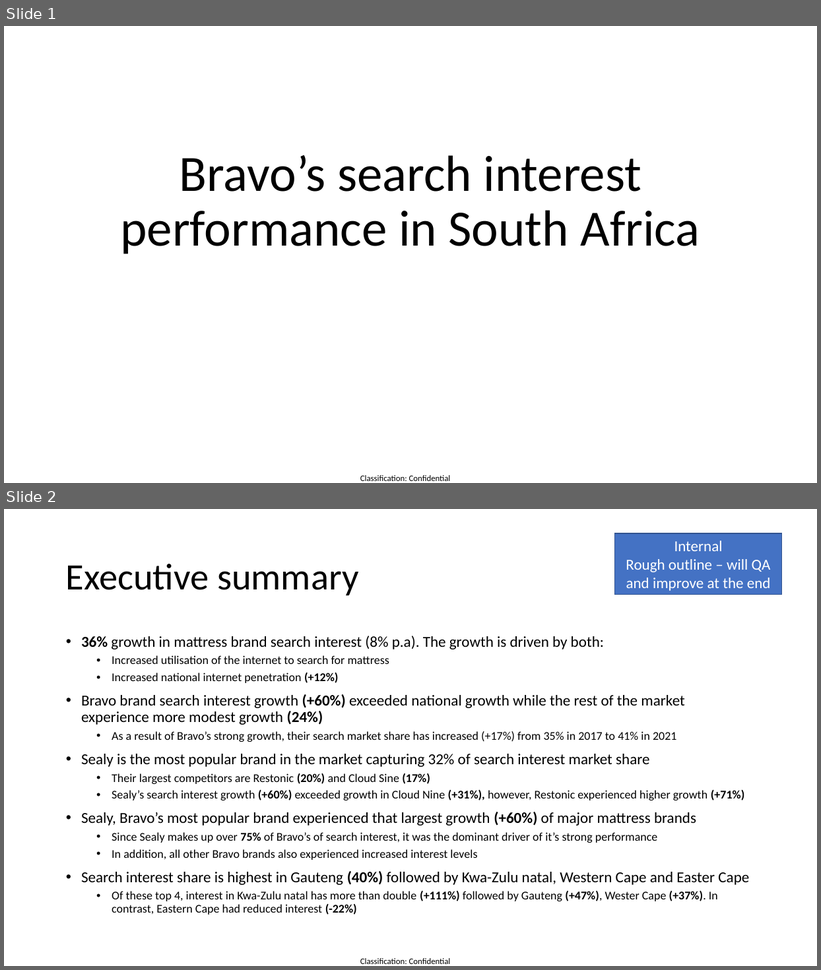
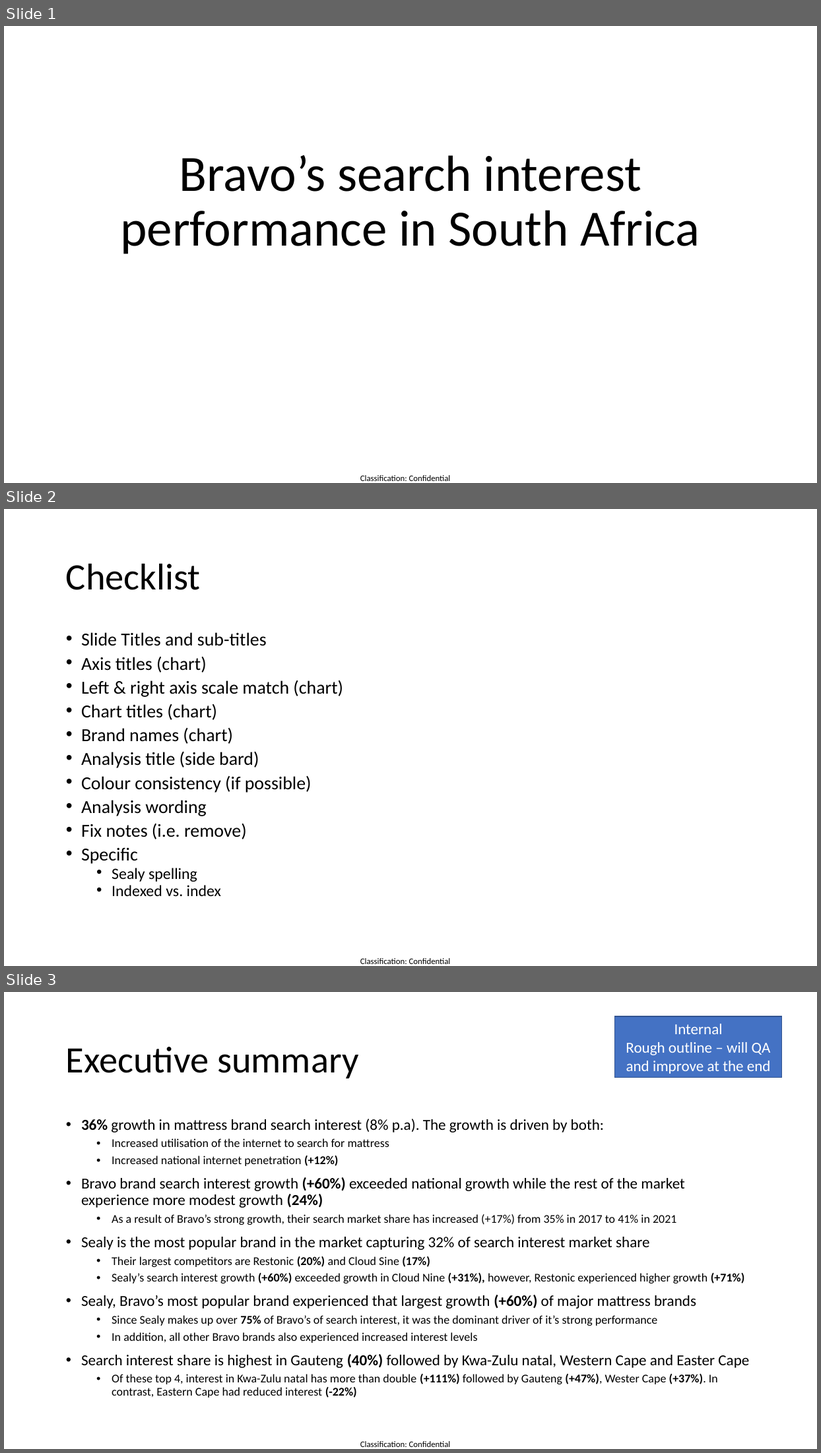
Before and after one commit to twdobson/mattress-trends, a slide deck: bravo_preso.pptx. Shown one above the other, each under a label of ours: slides 1 and 2 before the commit, slides 1, 2 and 3 after it. The pictures are 821x970 and 821x1453 pixels, drawn with LibreOffice and Linux fonts; fonts in the diff are those of the drawing. Boxes give left, top, right and bottom in pixels: in the first picture for what was removed or moved away, otherwise in the second. Text is boxed around its words. In the diff, an @@ line names an element or a change of style, - is before the commit and + after.

```diff
--- a/bravo_preso.pptx
+++ b/bravo_preso.pptx
@@ slide 2 added at [4, 509, 817, 966], background #FFFFFF; not listed: 1 template element that a slide beside it also shows @@
@@ title added at [66, 563, 200, 590], 44 pt, text #000000 @@
+Checklist
@@ text added at [81, 632, 343, 896], 21.7 pt, text #000000 @@
+• Slide Titles and sub-titles
+• Axis titles (chart)
+• Left & right axis scale match (chart)
+• Chart titles (chart)
+• Brand names (chart)
+• Analysis title (side bard)
+• Colour consistency (if possible)
+• Analysis wording
+• Fix notes (i.e. remove)
+• Specific
+  • Sealy spelling
+  • Indexed vs. index
@@ what was slide 2 is now slide 3 @@
```
Also in this commit, not shown: 10 slides changed, 12 other slides added, 2 slides removed, 4 other files.
